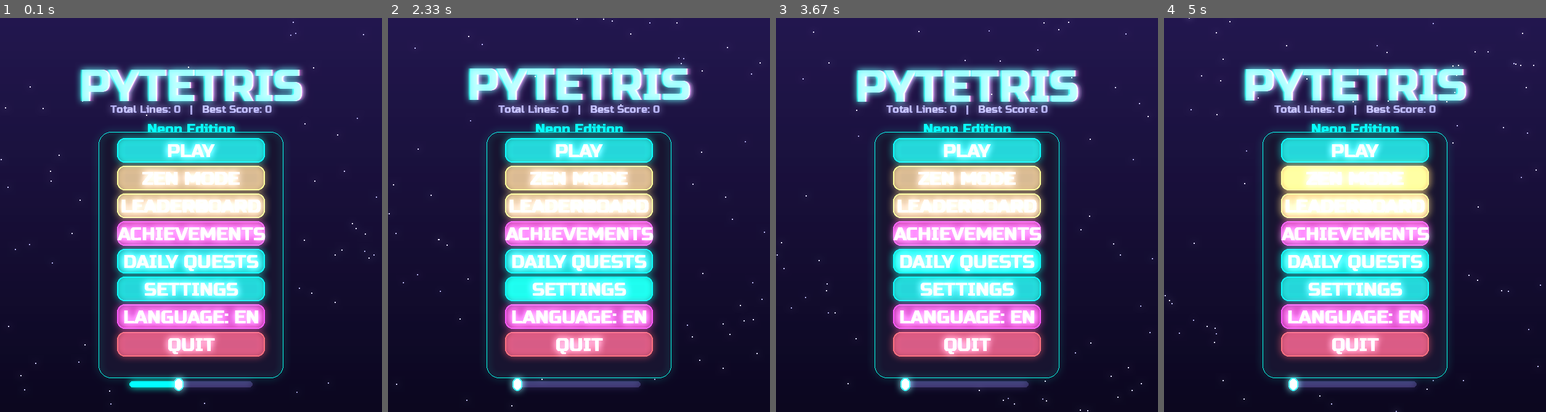
Above: before the commit, frames 1-4 (left to right).
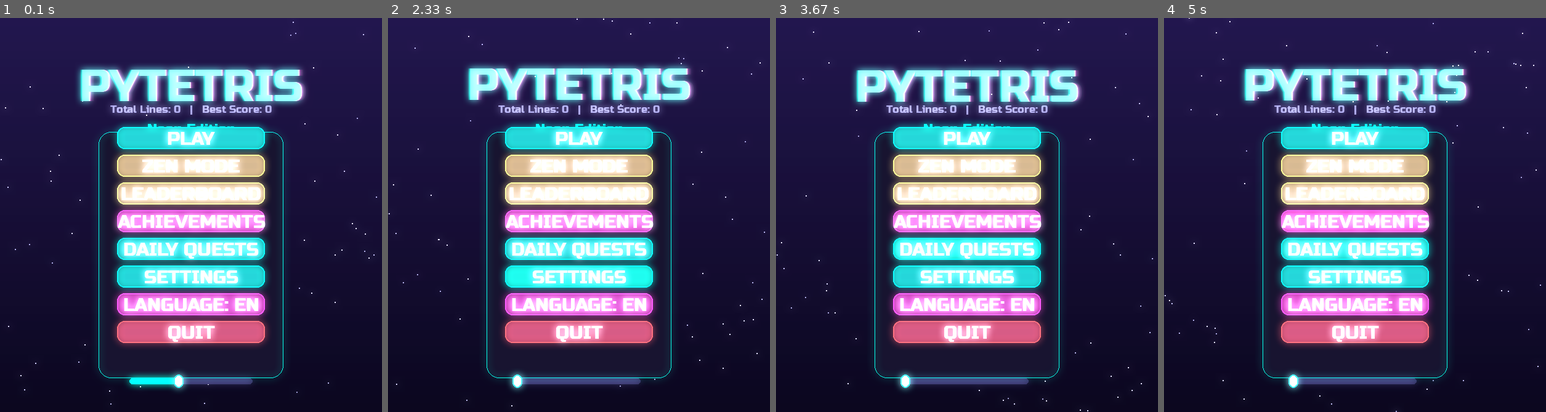
Above: after the commit, the same moments.

Repository: Folombas/PyGame2026
Game: pygame game, started from PyTetris/main.py
Same seed, same stepped clock (60 frames per second), same inputs: the game is played once before the commit and once after it.
Inputs (mouse positions are in pixels of both pictures, inside the frame that each line leads up to):
- Up to frame 1 (0.1 s): no input
- Up to frame 2 (2.33 s): click (579, 215) at 0.38 s; tap Enter at 0.67, 1.33 s; click (582, 258) at 1.05 s; press the mouse at (579, 167) at 1.7 s; move the mouse to (514, 234) at 1.8 s; release the mouse at (449, 301) at 1.93 s; press the mouse at (579, 380) at 2.03 s; move the mouse to (536, 281) at 2.13 s; release the mouse at (494, 183) at 2.27 s
- Up to frame 3 (3.67 s): press the mouse at (967, 250) at 2.37 s; move the mouse to (905, 171) at 2.47 s; release the mouse at (840, 92) at 2.6 s; press the mouse at (967, 195) at 2.7 s; move the mouse to (1024, 250) at 2.8 s; release the mouse at (1085, 309) at 2.93 s; press the mouse at (967, 136) at 3.03 s; move the mouse to (1035, 136) at 3.13 s; release the mouse at (1100, 136) at 3.27 s; press the mouse at (967, 380) at 3.37 s; move the mouse to (905, 254) at 3.47 s; release the mouse at (844, 128) at 3.6 s
- Up to frame 4 (5 s): press the mouse at (1355, 195) at 3.7 s; move the mouse to (1423, 226) at 3.8 s; release the mouse at (1492, 262) at 3.93 s; press the mouse at (1355, 333) at 4.03 s; move the mouse to (1389, 246) at 4.13 s; release the mouse at (1419, 159) at 4.27 s; press the mouse at (1355, 333) at 4.37 s; move the mouse to (1343, 317) at 4.47 s; release the mouse at (1332, 301) at 4.6 s; press the mouse at (1355, 250) at 4.7 s; move the mouse to (1389, 215) at 4.8 s; release the mouse at (1419, 179) at 4.93 s

The runs differ from the first frame. In frame 1, 22% of the frame differs, in the area x 29-71%, y 26-96%; in frame 2, 22%; in frame 3, 22%; in frame 4, 22%.

Commit message:
style(ui): fix main menu layout, remove overlaps, and center elements

Diff:
--- a/PyTetris/main.py
+++ b/PyTetris/main.py
@@ -68,18 +68,18 @@
 def rebuild_menu():
     global menu_buttons, volume_slider, sfx_slider, ghost_toggle, shake_toggle, speed_slider, grid_toggle
     menu_buttons = [
-        ui.Button(locale.t("play"),  S.WIDTH // 2, 215, 240, 40, lambda: start_game(False)),
-        ui.Button(locale.t("zen"),   S.WIDTH // 2, 260, 240, 40, lambda: start_game(True), accent=S.GOLD),
-        ui.Button(locale.t("lb"),    S.WIDTH // 2, 305, 240, 40, lambda: set_state(SCORES), accent=S.GOLD),
-        ui.Button(locale.t("ach"),   S.WIDTH // 2, 350, 240, 40, lambda: set_state(ACHS), accent=S.ACCENT2),
-        ui.Button(locale.t("daily"), S.WIDTH // 2, 395, 240, 40, lambda: set_state(DAILY), accent=S.ACCENT),
-        ui.Button(locale.t("settings"),S.WIDTH // 2, 440, 240, 40, lambda: set_state(SETTINGS), accent=S.ACCENT),
-        ui.Button(locale.t("lang"),  S.WIDTH // 2, 485, 240, 40, toggle_lang, accent=S.ACCENT2),
-        ui.Button(locale.t("quit"),  S.WIDTH // 2, 530, 240, 40, quit_game, accent=S.DANGER),
+        ui.Button(locale.t("play"),  S.WIDTH // 2, 195, 240, 36, lambda: start_game(False)),
+        ui.Button(locale.t("zen"),   S.WIDTH // 2, 240, 240, 36, lambda: start_game(True), accent=S.GOLD),
+        ui.Button(locale.t("lb"),    S.WIDTH // 2, 285, 240, 36, lambda: set_state(SCORES), accent=S.GOLD),
+        ui.Button(locale.t("ach"),   S.WIDTH // 2, 330, 240, 36, lambda: set_state(ACHS), accent=S.ACCENT2),
+        ui.Button(locale.t("daily"), S.WIDTH // 2, 375, 240, 36, lambda: set_state(DAILY), accent=S.ACCENT),
+        ui.Button(locale.t("settings"),S.WIDTH // 2, 420, 240, 36, lambda: set_state(SETTINGS), accent=S.ACCENT),
+        ui.Button(locale.t("lang"),  S.WIDTH // 2, 465, 240, 36, toggle_lang, accent=S.ACCENT2),
+        ui.Button(locale.t("quit"),  S.WIDTH // 2, 510, 240, 36, quit_game, accent=S.DANGER),
     ]
 
     if volume_slider is None:
-        volume_slider = ui.Slider(S.WIDTH // 2 - 100, 590, 200, 10, 0.4)
+        volume_slider = ui.Slider(S.WIDTH // 2 - 100, 585, 200, 10, 0.4)
         sfx_slider = ui.Slider(S.WIDTH // 2 - 100, 300, 200, 10, 0.6)
         ghost_toggle = ui.Toggle(S.WIDTH // 2 + 50, 360, 60, 26, True)
         shake_toggle = ui.Toggle(S.WIDTH // 2 + 50, 420, 60, 26, True)
